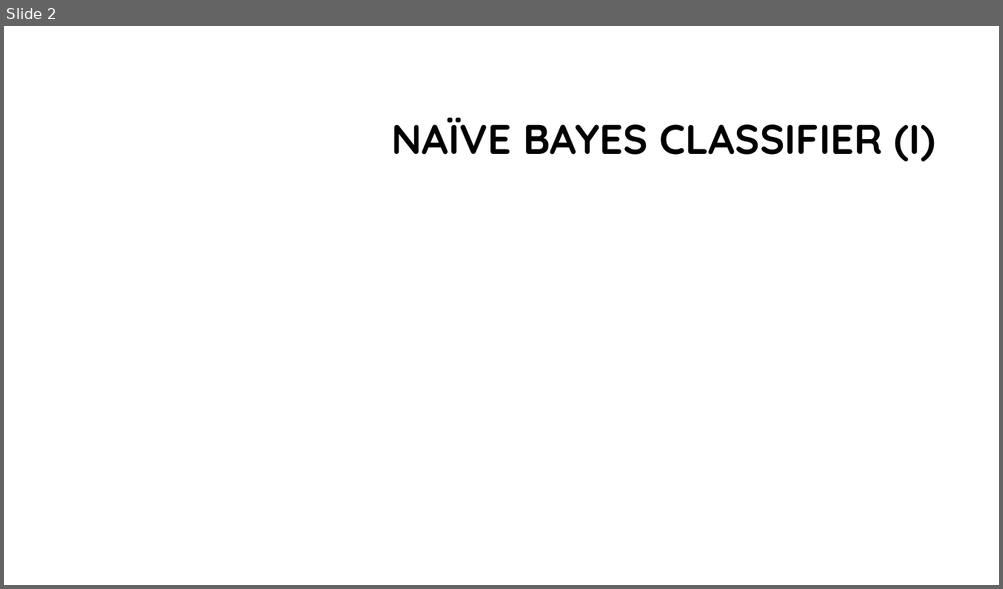
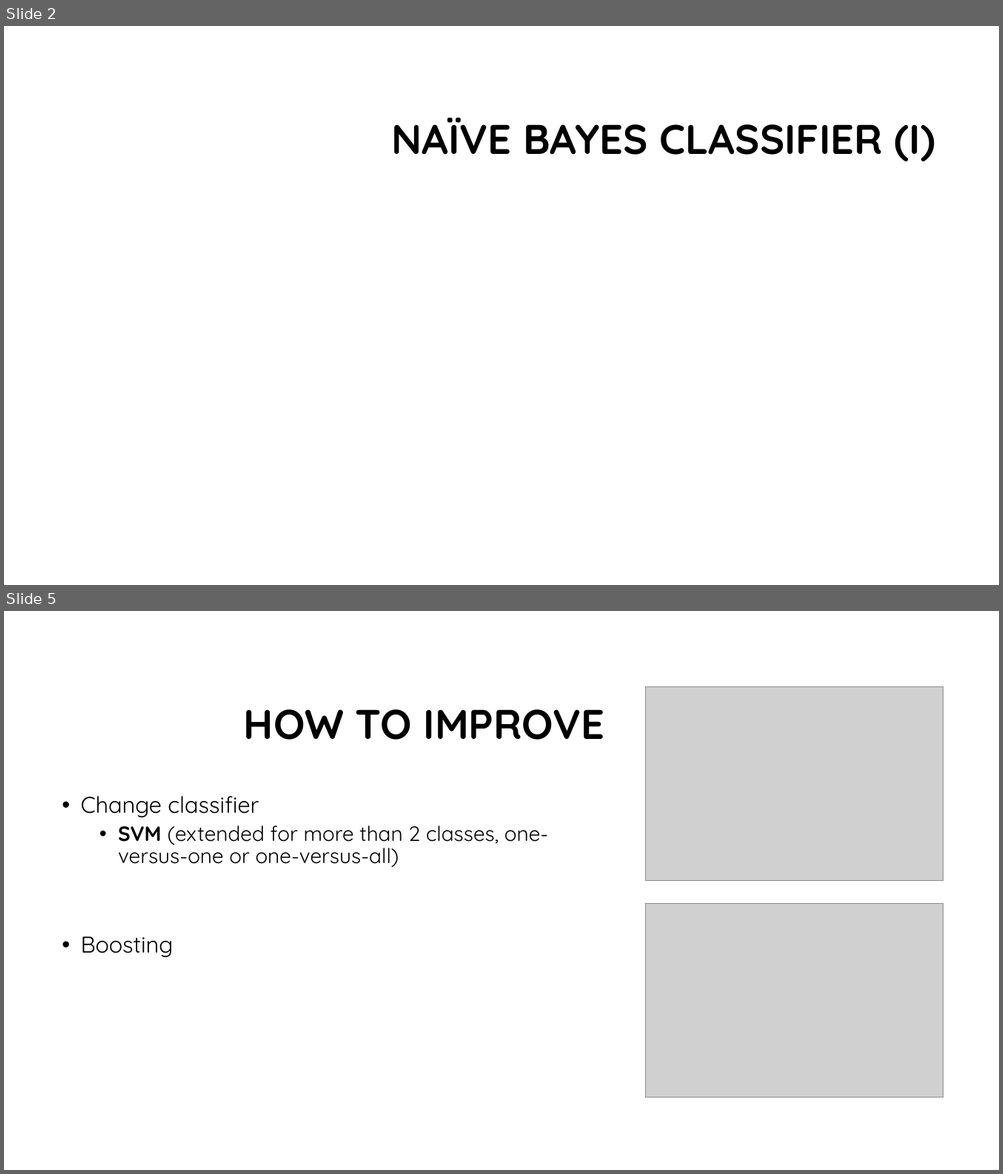
Before and after one commit to franco-ruggeri/ML, a slide deck: Lab 3/Lab 3 - presentation.pptx. Shown one above the other, each under a label of ours: slide 2 before the commit, slides 2 and 5 after it; the slides between them are not shown. The pictures are 1003x589 and 1003x1174 pixels, drawn with LibreOffice and Linux fonts; fonts in the diff are those of the drawing; grey boxes stand for pictures; background and template pictures are left out. Boxes give left, top, right and bottom in pixels: in the first picture for what was removed or moved away, otherwise in the second. Text is boxed around its words. In the diff, an @@ line names an element or a change of style, - is before the commit and + after.

```diff
--- a/Lab 3/Lab 3 - presentation.pptx
+++ b/Lab 3/Lab 3 - presentation.pptx
@@ slide 5 added at (4,611,999,1170), background #FFFFFF @@
@@ picture added at (646,687,943,881) @@
@@ title added at (244,709,605,740), 40 pt, text #000000, bold @@
+HOW TO IMPROVE
@@ text added at (81,796,548,957), 20 pt, text #000000 @@
+• Change classifier
+  • SVM (extended for more than 2 classes, one-versus-one or one-versus-all)
+• Boosting
@@ picture added at (646,903,943,1097) @@
```
Also in this commit, not shown: 3 slides changed, 6 other slides added, 10 slides removed, 5 other files.
